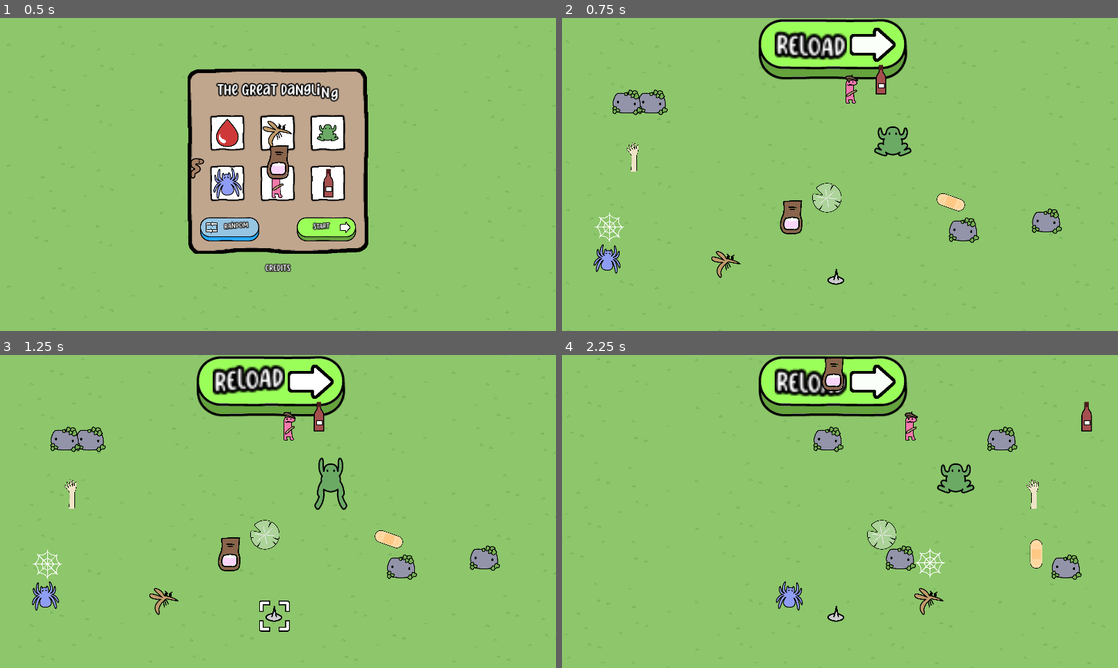
Above: before the commit, frames 1-4 (two rows, left to right).
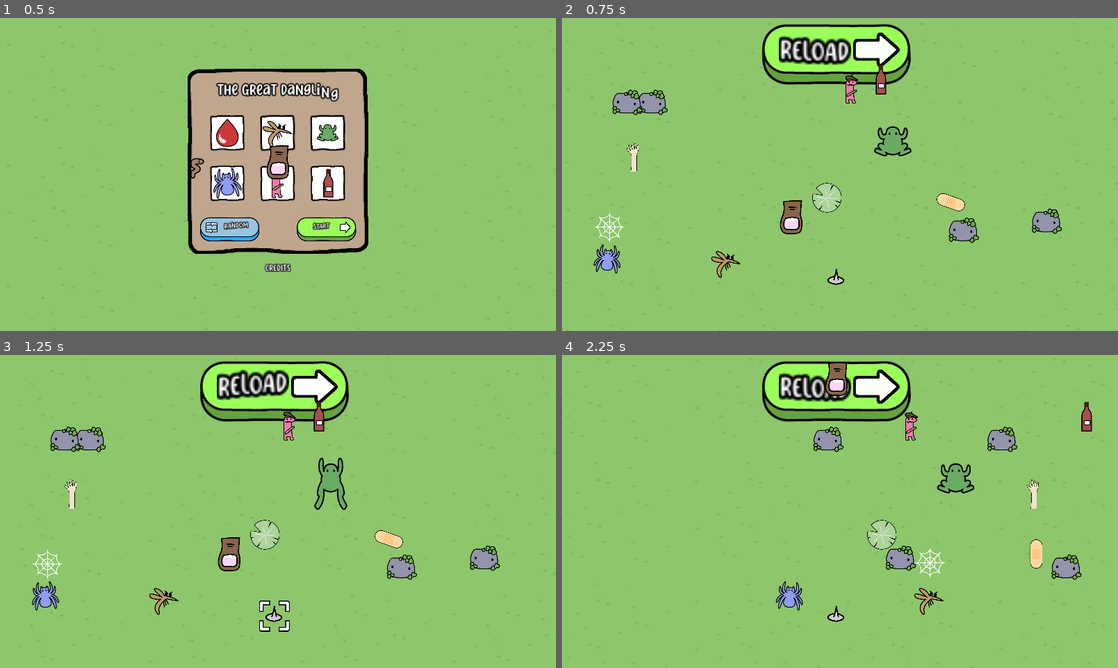
Above: after the commit, the same moments.

Repository: magopian/teamsect
Game: Godot game, scene res://start_menu.tscn
Same seed, same stepped clock (60 frames per second), same inputs: the game is played once before the commit and once after it.
Inputs (mouse positions are in pixels of both pictures, inside the frame that each line leads up to; where the layout moved, square brackets give the same spot in the first picture):
- Up to frame 1 (0.5 s): no input
- Up to frame 2 (0.75 s): click (789, 230) at 0.5 s
- Up to frame 3 (1.25 s): no input
- Up to frame 4 (2.25 s): click (834, 392) [834, 386] at 1.25 s; click (834, 392) [834, 386] at 2 s

Frame 1 is identical in both runs. In frame 2, 3.7% of the frame differs, in the area x 35-63%, y 0-22%; in frame 3, 3.7%; in frame 4, 3.9%.

Commit message:
Last minute fixing of buttons and layouts

Diff:
--- a/levels/_base_level.tscn
+++ b/levels/_base_level.tscn
@@ -192,15 +192,16 @@
 theme_override_font_sizes/normal_font_size = 192
 theme_override_font_sizes/bold_font_size = 92
 bbcode_enabled = true
-text = "[rainbow freq=1.0 sat=0.8 val=0.8][wave amp=50.0 freq=5.0 connected=1]YOU WIN!!!![/wave][/rainbow]"
+text = "[center][rainbow freq=1.0 sat=0.8 val=0.8][wave amp=50.0 freq=5.0 connected=1]YOU WIN!!!![/wave][/rainbow][/center]"
 fit_content = true
+scroll_active = false
 
 [node name="Label3" type="RichTextLabel" parent="YouWin"]
 clip_contents = false
-offset_left = 783.0
-offset_top = 720.0
-offset_right = 1292.0
-offset_bottom = 764.0
+offset_left = 716.0
+offset_top = 717.0
+offset_right = 1324.0
+offset_bottom = 761.0
 size_flags_horizontal = 3
 mouse_filter = 2
 theme_override_constants/outline_size = 10
@@ -210,13 +211,15 @@
 theme_override_font_sizes/normal_font_size = 30
 theme_override_font_sizes/bold_font_size = 30
 bbcode_enabled = true
-text = "Would you like to try random levels?"
+text = "[center]Would you like to try random levels?[/center]
+"
+scroll_active = false
 
 [node name="ReloadButton" type="TextureButton" parent="YouWin"]
-offset_left = 1306.0
-offset_top = 695.0
-offset_right = 1555.0
-offset_bottom = 797.0
+offset_left = 1339.0
+offset_top = 694.0
+offset_right = 1588.0
+offset_bottom = 796.0
 size_flags_horizontal = 4
 texture_normal = ExtResource("15_6pkkh")
 texture_pressed = ExtResource("16_w8i5v")
@@ -251,7 +254,8 @@
 theme_override_font_sizes/normal_font_size = 30
 theme_override_font_sizes/bold_font_size = 30
 bbcode_enabled = true
-text = "[wave amp=50.0 freq=5.0 connected=1]RANDOM[/wave]"
+text = "[center][wave amp=50.0 freq=5.0 connected=1]RANDOM[/wave][/center]"
+scroll_active = false
 
 [node name="ClickSound" parent="YouWin/ReloadButton" instance=ExtResource("17_m3t8s")]
 
@@ -259,8 +263,7 @@
 
 [node name="Next" parent="." instance=ExtResource("14_pdpr7")]
 unique_name_in_owner = true
-visible = false
-position = Vector2(985, 109)
+position = Vector2(1000, 130)
 
 [node name="WinHere" parent="." instance=ExtResource("15_mpby0")]
 unique_name_in_owner = true
@@ -320,10 +323,10 @@
 [node name="RestartLabel" type="RichTextLabel" parent="."]
 unique_name_in_owner = true
 clip_contents = false
-offset_left = 938.0
-offset_top = 1126.0
-offset_right = 1338.0
-offset_bottom = 1252.0
+offset_left = 992.0
+offset_top = 1122.0
+offset_right = 1392.0
+offset_bottom = 1248.0
 mouse_filter = 2
 theme_override_constants/outline_size = 15
 theme_override_font_sizes/bold_italics_font_size = 92
--- a/levels/frenchie_random.tscn
+++ b/levels/frenchie_random.tscn
@@ -22,7 +22,8 @@
 offset_bottom = 704.0
 
 [node name="Label3" parent="YouWin" index="1"]
-offset_left = 855.0
+offset_left = 724.0
+offset_right = 1328.0
 
 [node name="Obstacles" parent="." index="6"]
 unique_name_in_owner = true
